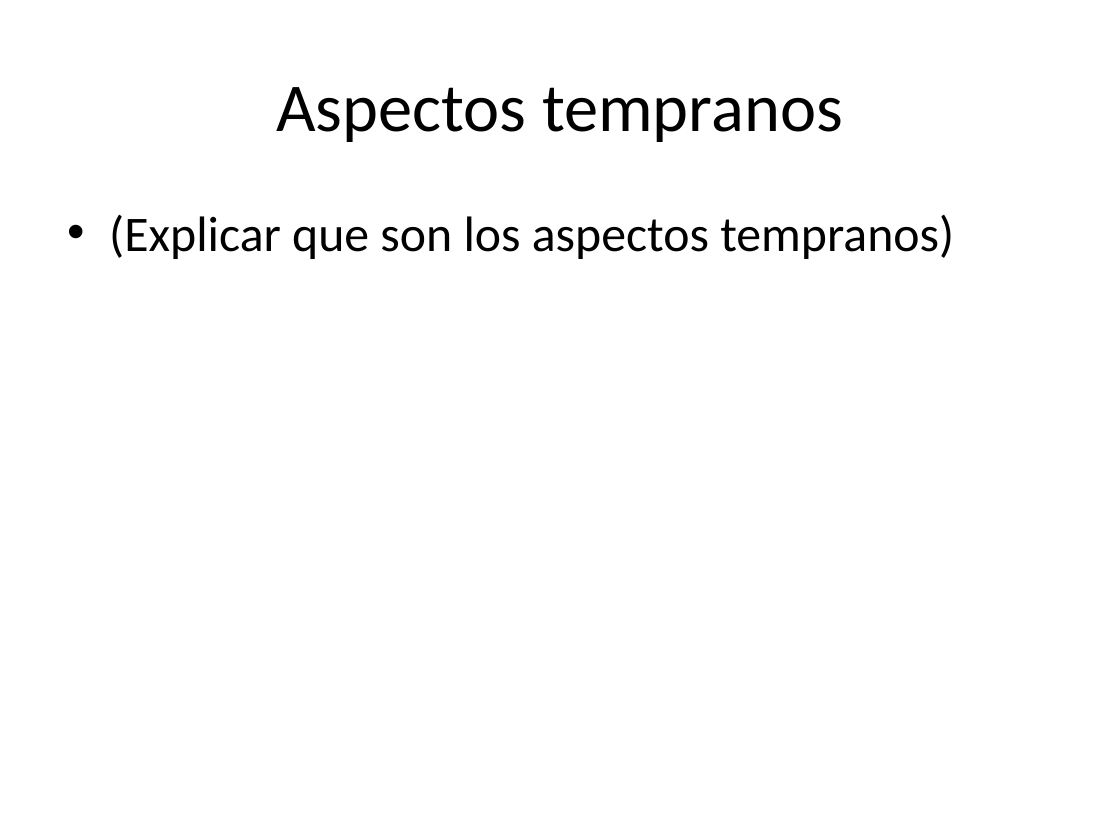
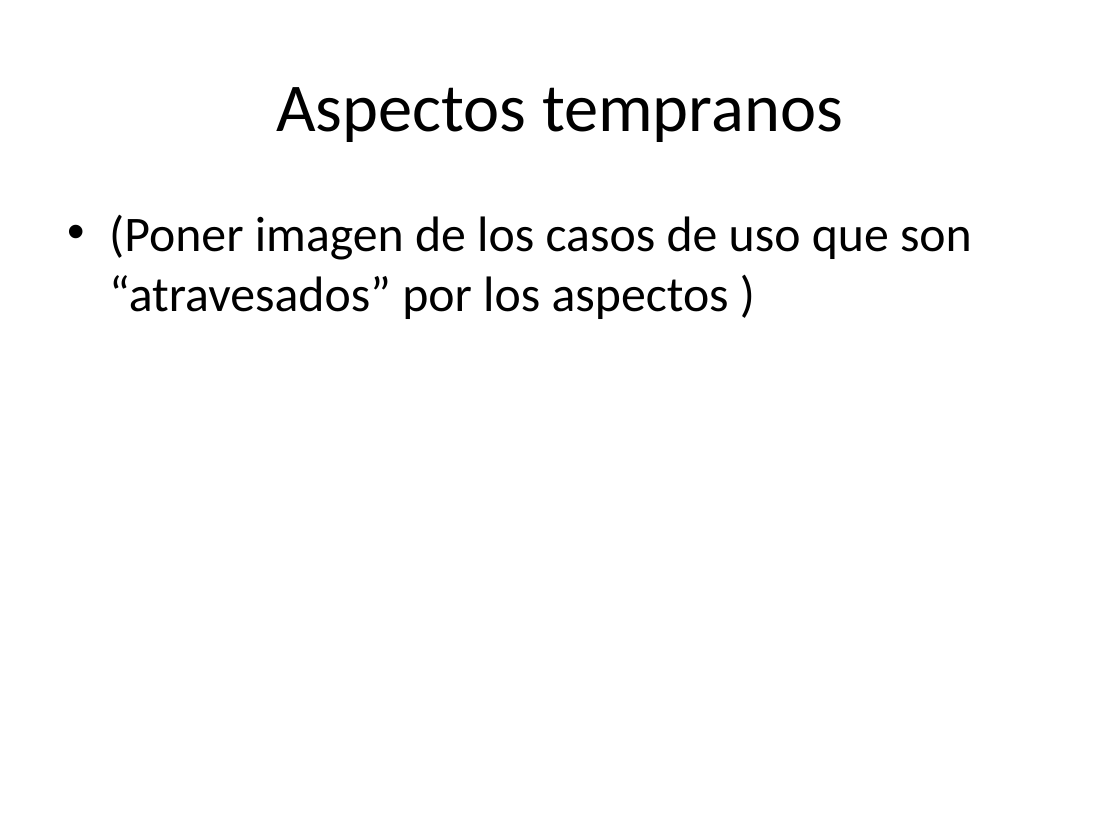
Before and after one commit to alejandrorago/qatesis2, a slide deck: slide 7 of Capitulos Finales/filiminasPeladas.pptx (slide 6 before the commit). Drawn at 1120x840 pixels with LibreOffice and Linux fonts; fonts in the diff are those of the drawing. Boxes give left, top, right and bottom in pixels: in the first picture for what was removed or moved away, otherwise in the second. Text is boxed around its words. In the diff, an @@ line names an element or a change of style, - is before the commit and + after.

```diff
--- a/Capitulos Finales/filiminasPeladas.pptx
+++ b/Capitulos Finales/filiminasPeladas.pptx
@@ text at (x1=109, y1=215, x2=972, y2=319): text changed @@
-• (Explicar que son los aspectos tempranos)
+• (Poner imagen de los casos de uso que son “atravesados” por los aspectos )
```
Also in this commit, not shown: 4 other slides changed, 12 slides added, 2 slides removed.
